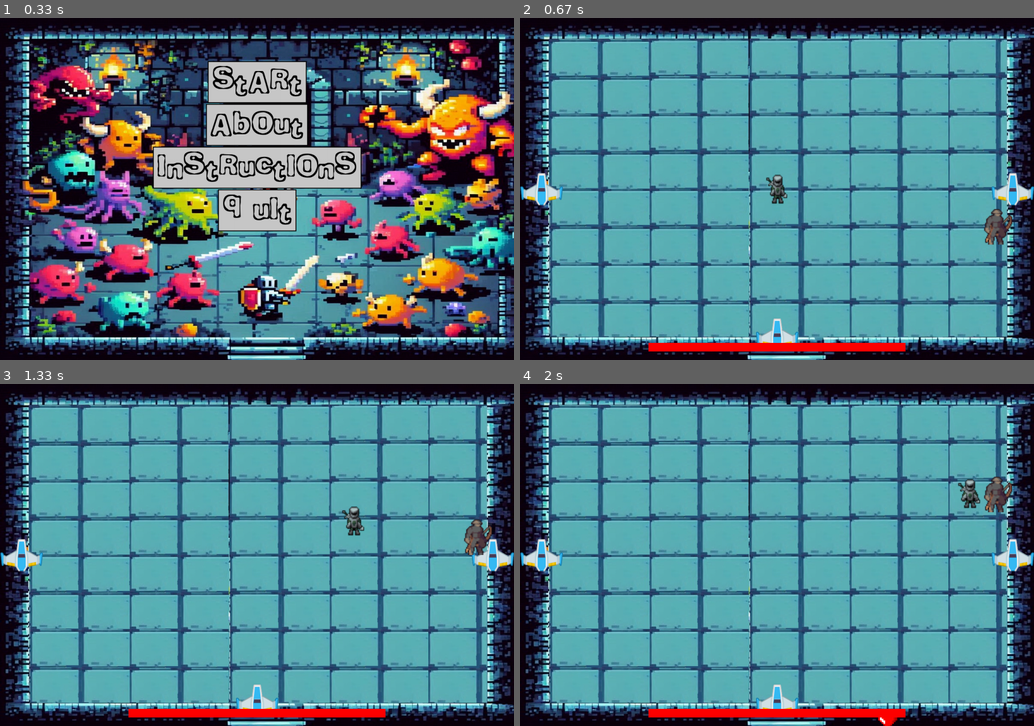
Above: before the commit, frames 1-4 (two rows, left to right).
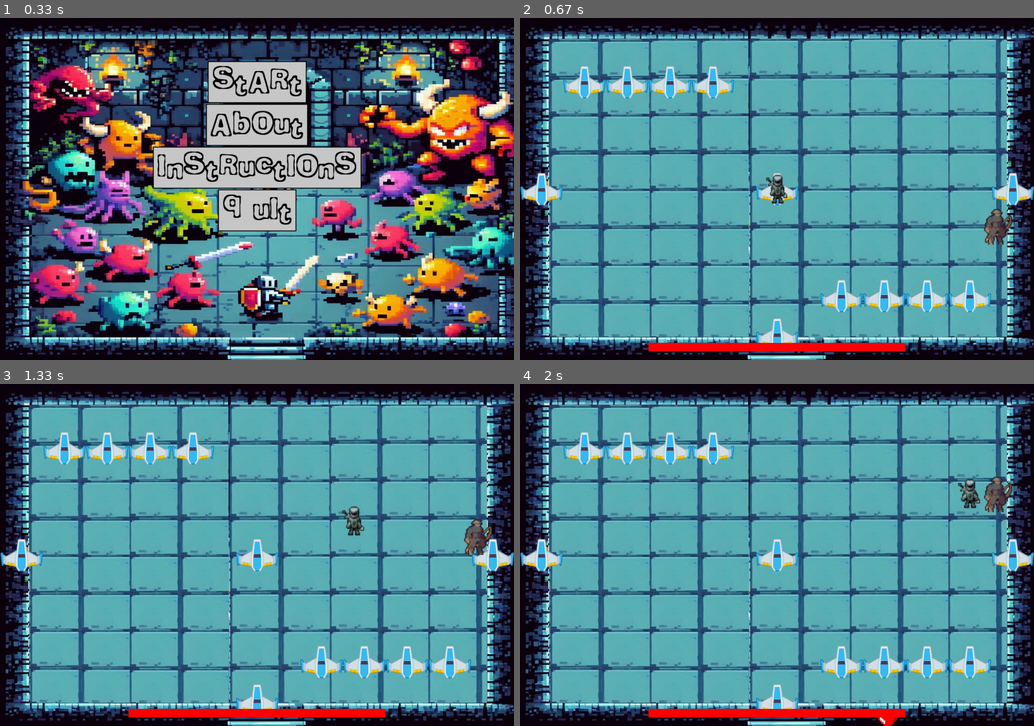
Above: after the commit, the same moments.

Repository: Vronst/Pygame_Binding_of_Isaac
Game: pygame game, started from menu.py
Same seed, same stepped clock (60 frames per second), same inputs: the game is played once before the commit and once after it.
Inputs (mouse positions are in pixels of both pictures, inside the frame that each line leads up to):
- Up to frame 1 (0.33 s): no input
- Up to frame 2 (0.67 s): click (777, 82) at 0.38 s
- Up to frame 3 (1.33 s): hold Right 0.67-1.13 s; move the mouse to (236, 568) at 0.7 s; hold Up from 1.17 s (still down)
- Up to frame 4 (2 s): release Up at 1.47 s; hold Right 1.5-1.97 s

Frame 1 is identical in both runs. In frame 2, 3.4% of the frame differs, in the area x 8-92%, y 14-86%; in frame 3, 3.6%; in frame 4, 3.6%.

Commit message:
obstacles prototype, update readme'

Diff:
--- a/enemies.py
+++ b/enemies.py
@@ -16,8 +16,8 @@
         self.cooldown = 2000  # cooldown time - now 2 seconds
         self._last_cooldown = pygame.time.get_ticks()
 
-    def set_moves(self, x, y):
-        self._moves = ((x, 0), (-x, 0), (0, y), (0, -y))  # how much object will move per update
+    # def set_moves(self, x, y):
+    #     self._moves = ((x, 0), (-x, 0), (0, y), (0, -y))  # how much object will move per update
 
     def _move(self, group=None):
         # making it move dependent of player object
--- a/level.py
+++ b/level.py
@@ -1,27 +1,29 @@
-from random import randint
+from random import randint, choices
 from enemies import *
 
 
-class DetectCollision:
+class Level:
 
     def __init__(self,
-                 player: Character, borders: tuple, images: dict, surface: pygame.Surface, background, doors=None):
+                 player, borders: tuple, images: dict, surface: pygame.Surface, background, doors=None):
+        self.images = images
+        self.obstacle_gen = Obstacles(borders)
         self.doors = doors
         self.buffs = pygame.sprite.Group()
         self.difficulty = 3
         self.background = background
         self.surface = surface
-        self.enemies = {0: (MeleeEnemy, images['MELEE_ENEMY']), 1: (RangeEnemy, images['RANGE_ENEMY'])}
+        self.enemies = {0: (MeleeEnemy, self.images['MELEE_ENEMY']), 1: (RangeEnemy, self.images['RANGE_ENEMY'])}
         # to be more complicated
         self.player = player
         self.set_of_enemies = pygame.sprite.Group()
-        self.set_of_obstacles = pygame.sprite.Group()
+        # self.set_of_obstacles = pygame.sprite.Group()
         self.borders = borders
         self.last_damage_time = 0
         # for safety run new_level last in init
         self.new_level()
 
-    def new_level(self):
+    def new_level(self) -> None:
         for _ in range(randint(0, self.difficulty)):
             # shot purpose is to choose melee or range enemy and their image
             shot = randint(0, len(self.enemies) - 1)
@@ -32,43 +34,47 @@
                     self.borders,
                     self.player))
             self.set_of_enemies.add(new)  # ignore yellow warning
+        self.obstacle_gen.version_1(self.images['PLAYER'])
+        self.obstacle_gen.draw(self.surface)
         self.draw(self.surface)
         # pygame.time.delay(200)
 
-    def update(self):
+    def update(self) -> None:
         self.buffs.update()
-        self.set_of_enemies.update(group=self.set_of_enemies, obstacles=self.set_of_obstacles)
+        # self.set_of_enemies.update(group=self.set_of_enemies, obstacles=self.set_of_obstacles)
+        self.set_of_enemies.update(group=self.set_of_enemies, obstacles=self.obstacle_gen.obstacles)
 
-        enemy_bullets_group = pygame.sprite.Group() #group of enemy bullets
+        enemy_bullets_group = pygame.sprite.Group()  # group of enemy bullets
 
         for enemy in self.set_of_enemies:
             for attack in enemy.attacks:
                 attack.update()
-                enemy_bullets_group.add(attack)  #adding every bullet to enemy bullets group
+                enemy_bullets_group.add(attack)  # adding every bullet to enemy bullets group
 
         self.draw(self.surface)
-        enemy_bullets_group.draw(self.surface) #drawing enemy bullets
+        enemy_bullets_group.draw(self.surface)  # drawing enemy bullets
+        self.obstacle_gen.draw(self.surface)
 
-        collided_bullets = pygame.sprite.spritecollide(self.player, enemy_bullets_group, True) #check collision between player and enemy bullet
+        collided_bullets = pygame.sprite.spritecollide(self.player, enemy_bullets_group, True)  # check collision between player and enemy bullet
         for _ in collided_bullets:
-            self.player.take_damage(3)  #deal 3 damage to player
+            self.player.take_damage(3)  # deal 3 damage to player
 
-        self.bad_touch() #taking damage by colliding with enemy
-        self.set_of_obstacles.update()
+        self.bad_touch()  # taking damage by colliding with enemy
+        # self.set_of_obstacles.update()
         if self.player.health == 0:
             self.restart()
 
-    def draw(self, screen):
+    def draw(self, screen) -> None:
         if self.doors:
             self.doors.draw(screen)
         self.buffs.draw(screen)
         self.set_of_enemies.draw(screen)
-        self.set_of_obstacles.draw(screen)
+        # self.set_of_obstacles.draw(screen)
 
     def pause(self):
         pass
 
-    def bad_touch(self):  # taking damage by touching an enemy
+    def bad_touch(self) -> None:  # taking damage by touching an enemy
         current_time = pygame.time.get_ticks()
         collided_enemy = pygame.sprite.spritecollideany(self.player, self.set_of_enemies)
         if pygame.sprite.spritecollideany(self.player, self.set_of_enemies):
@@ -77,9 +83,42 @@
                 self.last_damage_time = current_time  # reset damage timer
             self.set_of_enemies.remove(collided_enemy)  # remove collided enemy
 
-    def restart(self):
+    def restart(self) -> None:
         self.player.health = 100
         self.buffs.empty()
         self.set_of_enemies.empty()
         self.set_of_obstacles.empty()
         self.new_level()
+
+
+class Obstacles:
+
+    def __init__(self, borders: tuple):
+        self.borders = borders
+        self.obstacles = pygame.sprite.Group()
+        self.traps = pygame.sprite.Group()
+
+    def version_1(self, image, difficulty: str = 'normal'):
+        x0, x1, y0, y1 = 150, self.borders[0] - 150, 150, self.borders[1] - 150
+        for _ in range(4):
+            if difficulty != 'normal':
+                o_type = choices(['obs', 'trap'], weights=[2, 1], k=1)[0]
+            else:
+                o_type = 'obs'
+            self.craft_obstacle_or_trap(x0, y0, image, o_type)
+            self.craft_obstacle_or_trap(x1, y1, image, o_type)
+            x0 += 100
+            x1 -= 100
+        self.craft_obstacle_or_trap(self.borders[0] // 2, self.borders[1] // 2, image)
+
+    def craft_obstacle_or_trap(self, cx: int, cy: int, image, o_type: str = 'obs') -> Character:
+        new = Character(cx, cy, image, self.borders)
+        if o_type == 'obs':
+            self.obstacles.add(new)
+        elif o_type == 'trap':
+            self.traps.add(new)
+        return new
+
+    def draw(self, screen) -> None:
+        self.obstacles.draw(screen)
+        self.traps.draw(screen)
--- a/main.py
+++ b/main.py
@@ -47,7 +47,7 @@
 # enemy1 = RangeEnemy(100, 300, IMAGES['PLAYER'], DISPLAY, player, -3, 5)
 overlay = Overlay(player=player, borders=DISPLAY, images=IMAGES,
                   surface=screen, background=BACKGROUND, image=IMAGES['PLAYER'])
-room = overlay.rooms[0]
+room = overlay.current_room
 level = room.level
 
 last_health_update = pygame.time.get_ticks()  # time from start of the game
--- a/rooms.py
+++ b/rooms.py
@@ -1,6 +1,6 @@
 import pygame
 import random
-from level import DetectCollision
+from level import Level
 
 """
 First create Room that uses DetectCollision and creates its own doors.
@@ -35,8 +35,8 @@
         # ?
         self.direction = {'top': 'bottom', 'bottom': 'top', 'left': 'right', 'right': 'left', None: None}[direction]
         # level with enemies and buffs and doors
-        self.level = DetectCollision(self.player, self.borders, self.images,
-                                     self.surface, self.background, doors=self.doors)
+        self.level = Level(self.player, self.borders, self.images,
+                           self.surface, self.background, doors=self.doors)
         self.init_door()
         self.room_cords = tuple(self.player.cords)
 
@@ -113,8 +113,8 @@
         self.overlay.current_room = room
         self.parent.player.rect.center = (300, 300)  # TODO: need to be coord next to proper door
 
-    def door_direction(self):
-        return self.where
+    # def door_direction(self):
+    #     return self.where
 
     def draw(self, surface):
         surface.blit(self.image, self.rect)
Not shown, changed: README.md
